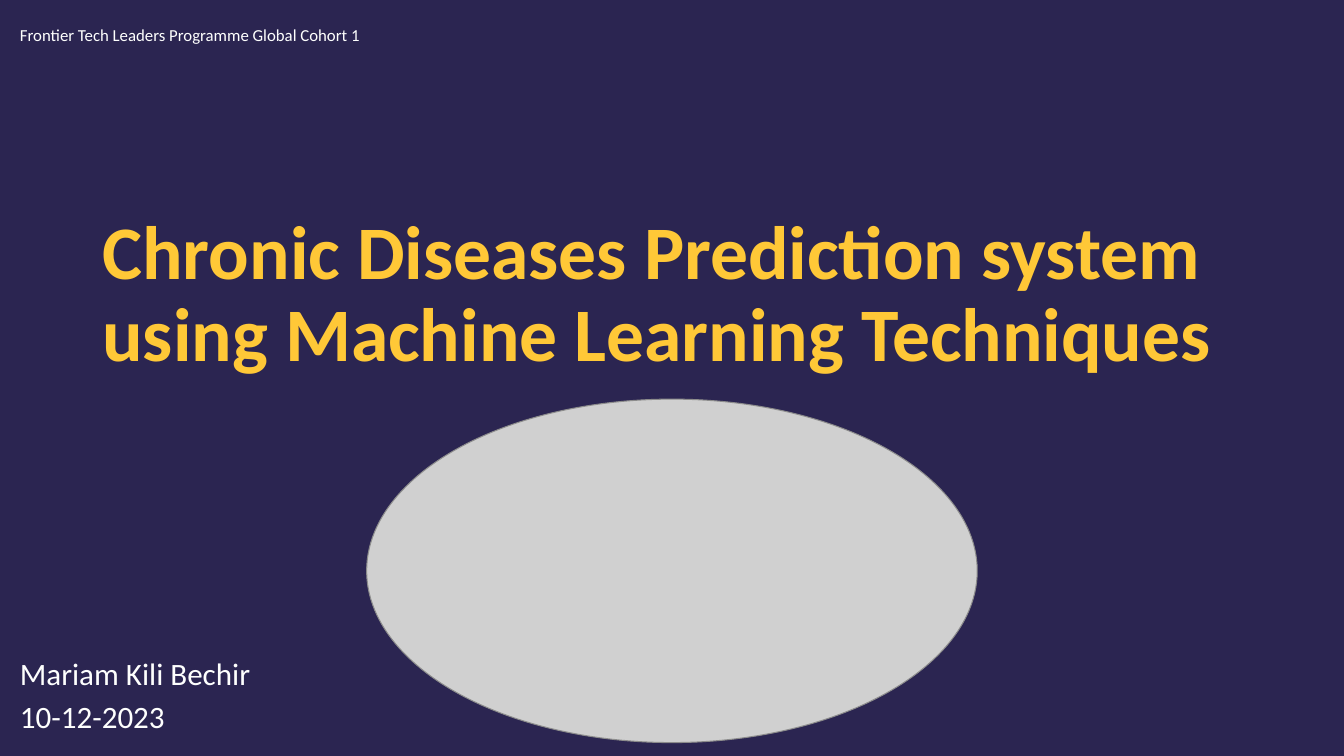
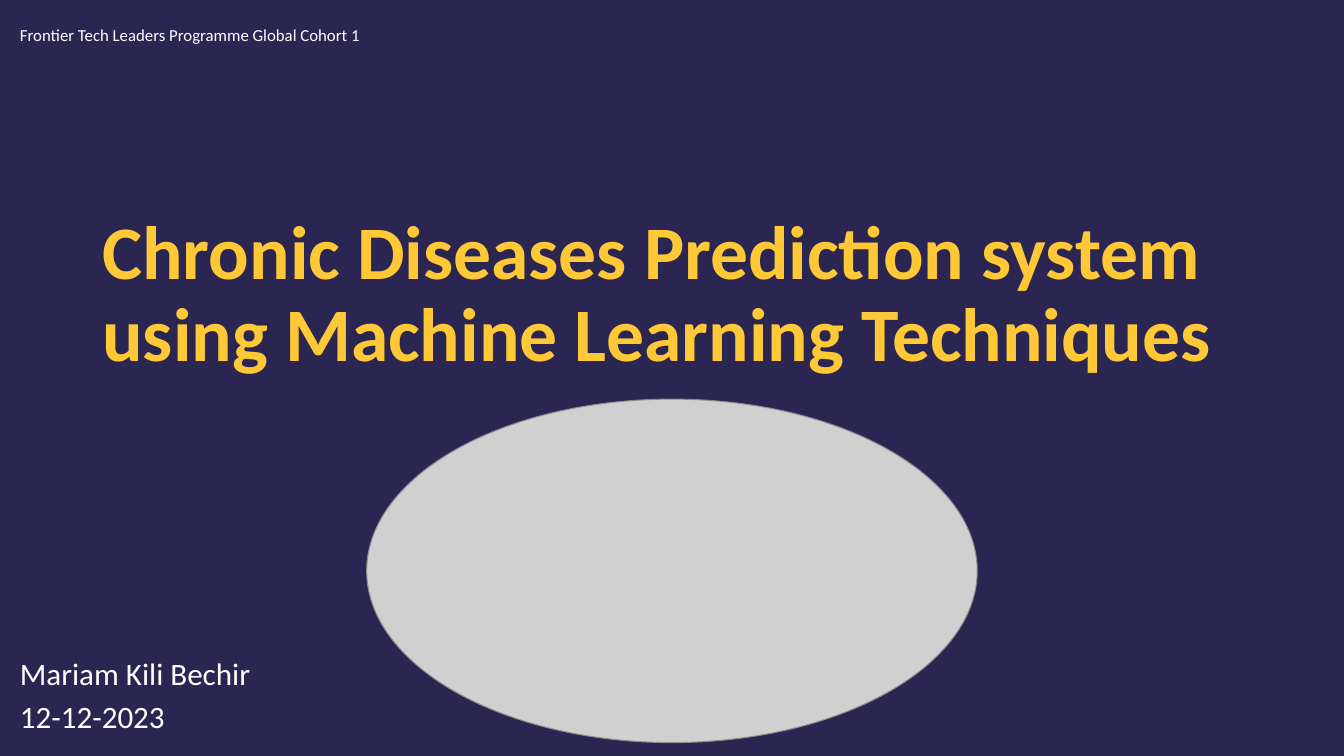
Before and after one commit to edasaruhan/Assingment_ML_kili66, a slide deck: slide 1 of MariamKili_Draft_Presentation.pptx. Drawn at 1344x756 pixels with LibreOffice and Linux fonts; fonts in the diff are those of the drawing; grey boxes stand for pictures; background and template pictures are left out. Boxes give left, top, right and bottom in pixels: in the first picture for what was removed or moved away, otherwise in the second. Text is boxed around its words. In the diff, an @@ line names an element or a change of style, - is before the commit and + after.

```diff
--- a/MariamKili_Draft_Presentation.pptx
+++ b/MariamKili_Draft_Presentation.pptx
@@ text at (20,708,165,729): text changed @@
-10-12-2023
+12-12-2023
```
Also in this commit, not shown: 4 other slides changed.
